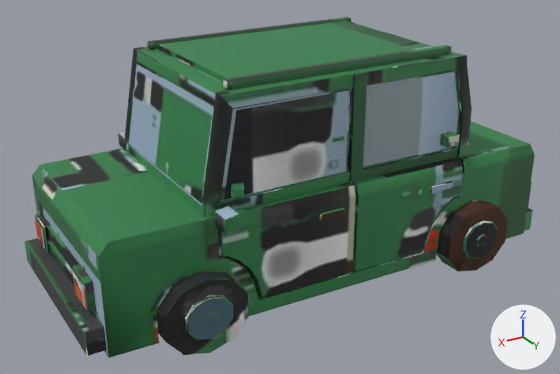
The glTF model public/models/world/cute-car-suv.glb as it was, and as the next commit left it.
One viewpoint serves both versions: a 50 mm lens placed at (2.88, 4.69, 2.96), pointed at (0.1, 0.05, 0.64). The lights are fixed; the arrows at lower right show +X, +Y and +Z. The older version comes first. Vertices at exactly the same position are counted once.

Names of what the first picture shows: 'Cute-car-suvBody'.
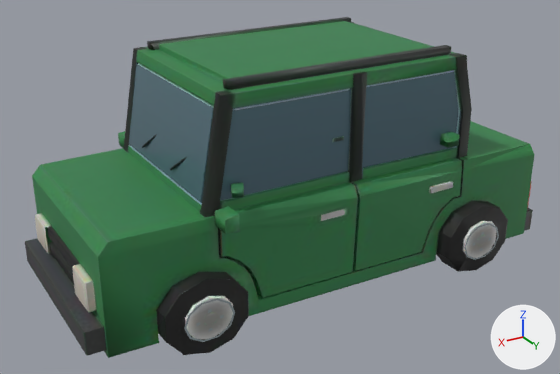
ob_envelopefit is not drawn itself; it is the parent of ob_cute_car_suvbody.

Boxes [x1, y1, x2, y2] around the edits, measured in the pictures (560 x 374 px; the box of a moved part takes in the faces that stretch with it):
```json
{"object": "Cute-car-suvBody", "change": "reshaped, rescaled", "before": [25, 17, 535, 358], "after": [25, 17, 535, 358]}
{"part": 1, "of": "me_cute_car_suv_mesh", "change": "moved or reshaped", "before": [135, 45, 535, 280], "after": [142, 134, 534, 280]}
{"part": 2, "of": "me_cute_car_suv_mesh", "change": "moved or reshaped", "before": [147, 17, 454, 53], "on screen": "not visible afterwards"}
{"part": 3, "of": "me_cute_car_suv_mesh", "change": "added", "after": [184, 298, 235, 342]}
{"part": 4, "of": "me_cute_car_suv_mesh", "change": "surface changed", "before": [25, 22, 535, 356], "after": [25, 22, 535, 356]}
```

Scene script edits in JSON lines:
```json
{"block": "me_cute_car_suv_mesh", "where": "# used by ob_cute_car_suvbody; parent = ob_envelopefit; location = (0.0, 0.0, 0.0); scale = (3.72, 3.72, 3.72)"}
{"op": "remove", "block": "me_cute_car_suv_mesh", "code": "me_cute_car_suv_mesh.from_pydata(...)  # 2030 vertices, 3927 faces; spans x -0.5..0.5, y -0.293..0.293, z -0.273..0.273"}
{"op": "add", "block": "me_cute_car_suv_mesh", "code": "me_cute_car_suv_mesh.from_pydata(...)  # 2085 vertices, 3860 faces; spans x -0.5..0.5, y -0.293..0.293, z -0.273..0.273"}
{"block": "me_cute_car_suv_mesh", "change": "me_cute_car_suv_mesh part 1: 18 vertices moved from x -0.277..0.246, y -0.232..0.246, z -0.156..-0.001 to x -0.277..0.246, y -0.24..0.244, z -0.156..-0.001; 72 vertices removed from x -0.3..0.273, y 0.167..0.275, z -0.154..0.273; 101 vertices added at x -0.35..0.348, y -0.264..0.293, z -0.234..0.112"}
{"block": "me_cute_car_suv_mesh", "change": "me_cute_car_suv_mesh part 2: 16 vertices moved from x -0.277..0.064, y -0.244..-0.234, z -0.048..-0.013 to x -0.277..0.064, y -0.24, z -0.048..-0.013; 46 vertices removed from x -0.298..0.212, y -0.24..-0.171, z 0.032..0.273; 36 vertices added at x -0.35..-0.254, y -0.293, z -0.234..-0.142"}
{"block": "me_cute_car_suv_mesh", "change": "me_cute_car_suv_mesh part 3: 36 vertices added at x 0.252..0.348, y 0.268, z -0.234..-0.142"}
{"block": "me_cute_car_suv_mesh", "change": "me_cute_car_suv_mesh part 4: 2952 kept faces spanning x -0.5..0.5, y -0.293..0.293, z -0.273..0.269 get new texture (UV) coordinates"}
{"op": "set", "path": "ob_envelopefit.scale", "old": "(1.0, 0.9, 0.839)", "new": "(1.0, 0.899, 0.839)"}
```
